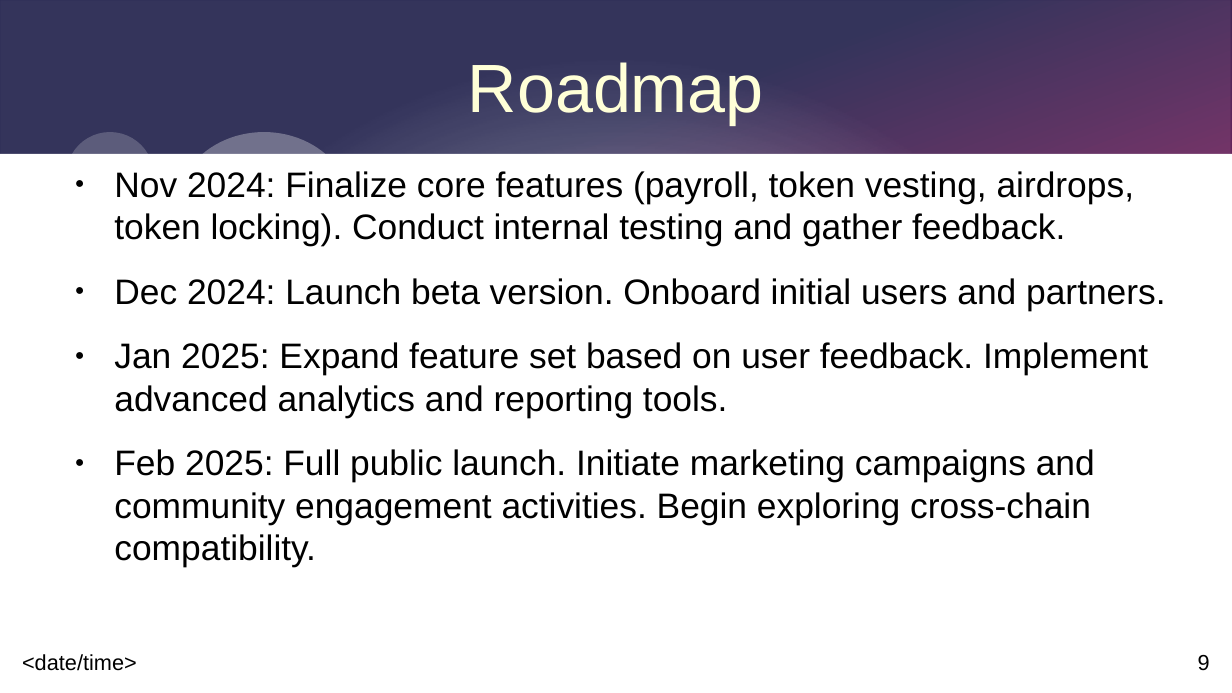
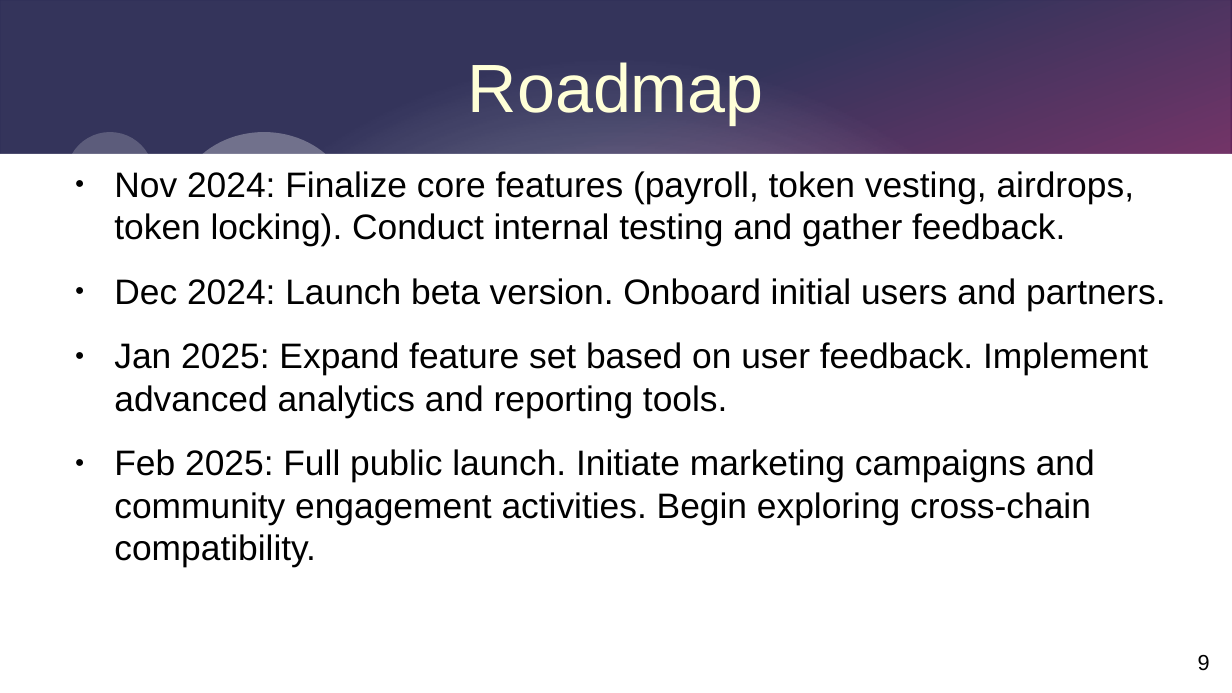
Before and after one commit to ketan27j/crypto-payroll, a slide deck: slide 9 of docs/cryptoFinanceZone.pptx. Drawn at 1232x693 pixels with LibreOffice and Linux fonts; fonts in the diff are those of the drawing. Boxes give left, top, right and bottom in pixels: in the first picture for what was removed or moved away, otherwise in the second. Text is boxed around its words. In the diff, an @@ line names an element or a change of style, - is before the commit and + after.

Commit message:
Add ppt

```diff
--- a/docs/cryptoFinanceZone.pptx
+++ b/docs/cryptoFinanceZone.pptx
@@ text removed at (22,654,137,671) @@
-<date/time>
```
Also in this commit, not shown: 1 other slide changed.
